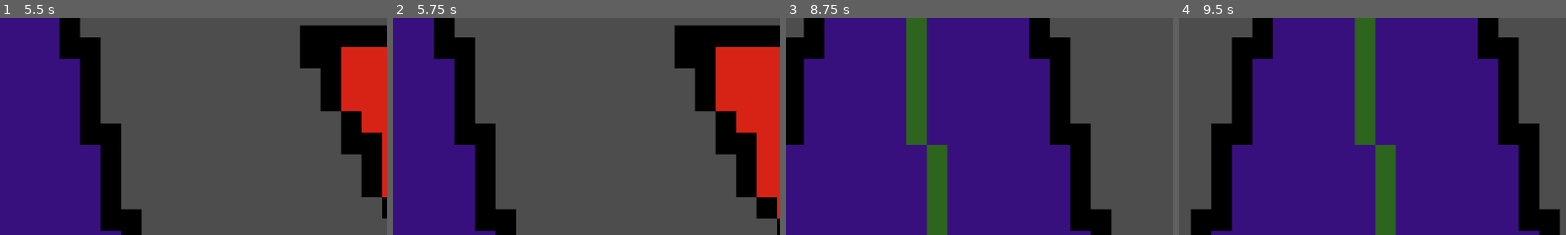
Above: before the commit, frames 1-4 (left to right).
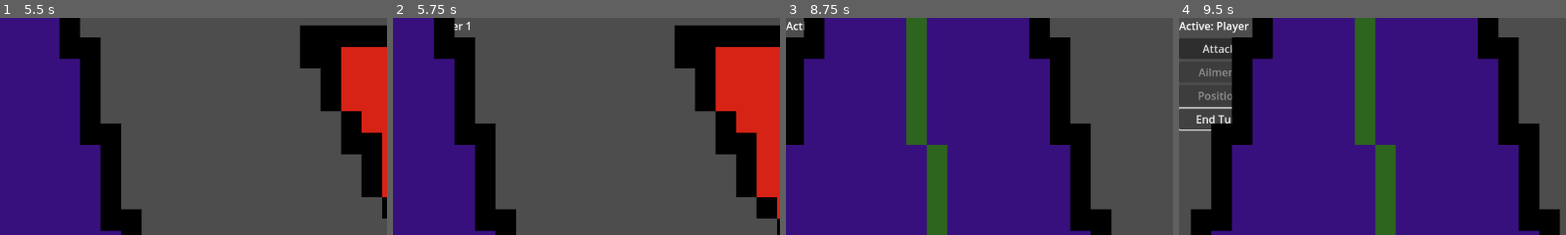
Above: after the commit, the same moments.

Repository: CSC-3380-Fall-2026/Team-8
Game: Godot game, scene res://Scenes/Main.tscn
The game is run twice, just before and just after one commit, with the same random seed, the same clock (stepped at 60 frames per second) and the same inputs. This scene is started directly instead of the project's main scene.
Inputs (mouse positions are % of the whole screen's width and height, from its top left):
- Up to frame 1 (5.5 s): click (5, 7) at 0.5 s, where only the run after the commit has a clickable "Attack"; click (5, 23) at 1.25 s, where only the run after the commit has a clickable "End Turn"; tap Enter (ui_accept) at 2, 2.27, 3.02, 4.52, 5.27 s; hold Right (ui_right) 2.03-3.53 s; hold Left (ui_left) from 3.53 s (still down)
- Up to frame 2 (5.75 s): keep holding Left (ui_left)
- Up to frame 3 (8.75 s): release Left (ui_left) at 5.78 s; hold Right (ui_right) from 5.78 s (still down); tap Enter (ui_accept) at 6.02, 7.52, 8.27 s
- Up to frame 4 (9.5 s): keep holding Right (ui_right); tap Enter (ui_accept) at 9.02 s
The pictures show only the part of the screen within x 0-50%, y 0-50%; the shares and areas given below are measured in that part.

Frame 1 is identical in both runs. In frame 2, less than 0.1% of the frame differs, in the area x 15-20%, y 1-6%; in frame 3, 0.1%; in frame 4, 2.2%, in the area x 0-19%, y 1-53%.

Commit message:
Update Main.tscn

Diff:
--- a/Scenes/Main.tscn
+++ b/Scenes/Main.tscn
@@ -1,9 +1,10 @@
-[gd_scene load_steps=5 format=3 uid="uid://dm8aq43e0rjb5"]
+[gd_scene load_steps=6 format=3 uid="uid://dm8aq43e0rjb5"]
 
 [ext_resource type="Script" uid="uid://6klf8a0tjs2h" path="res://Scripts/PartyManager.gd" id="1_kln2b"]
 [ext_resource type="PackedScene" uid="uid://bvrfq1v4gbjsn" path="res://Scenes/Player 1.tscn" id="2_rgh2o"]
 [ext_resource type="PackedScene" uid="uid://dcuo3jfhes0dn" path="res://Scenes/Player 2.tscn" id="3_pbw6q"]
 [ext_resource type="PackedScene" uid="uid://ohgavwxey576" path="res://Scenes/Enemy.tscn" id="4_rgh2o"]
+[ext_resource type="PackedScene" path="res://Scenes/CombatMenu.tscn" id="5_menu"]
 
 [node name="Node2D" type="Node2D"]
 script = ExtResource("1_kln2b")
@@ -15,3 +16,5 @@
 
 [node name="Enemy" parent="." instance=ExtResource("4_rgh2o")]
 position = Vector2(486, 891)
+
+[node name="CombatMenu" parent="." instance=ExtResource("5_menu")]
